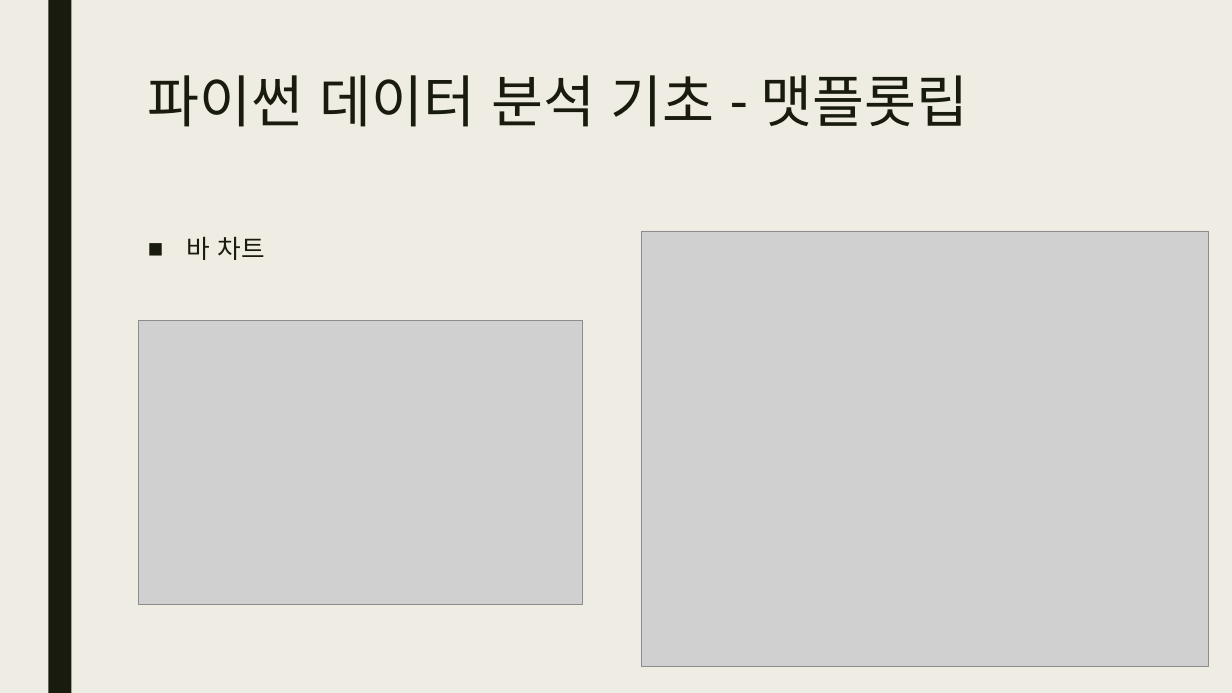
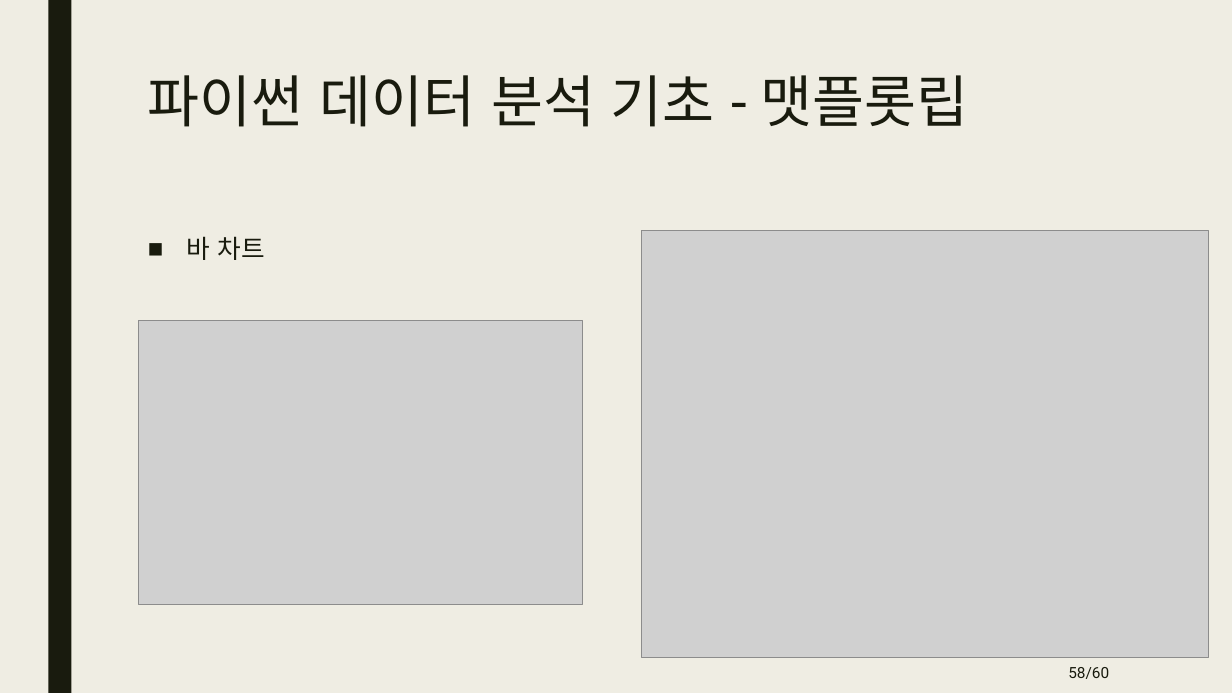
Before and after one commit to DongJoonLeeDJ/AI_305_7_20220627, a slide deck: slide 58 of djpython/파이썬 기초.pptx (slide 55 before the commit). Drawn at 1232x693 pixels with LibreOffice and Linux fonts; fonts in the diff are those of the drawing; grey boxes stand for pictures. Boxes give left, top, right and bottom in pixels: in the first picture for what was removed or moved away, otherwise in the second. Text is boxed around its words. In the diff, an @@ line names an element or a change of style, - is before the commit and + after.

```diff
--- a/djpython/파이썬 기초.pptx
+++ b/djpython/파이썬 기초.pptx
@@ picture: place and size @@
-picture at [641,231,1209,667]
+picture at [641,231,1209,657]
@@ page number added at [1068,667,1109,679], 12 pt, text #191B0E @@
+58/60
```
Also in this commit, not shown: 55 other slides changed, 3 slides added, 2 other files.
